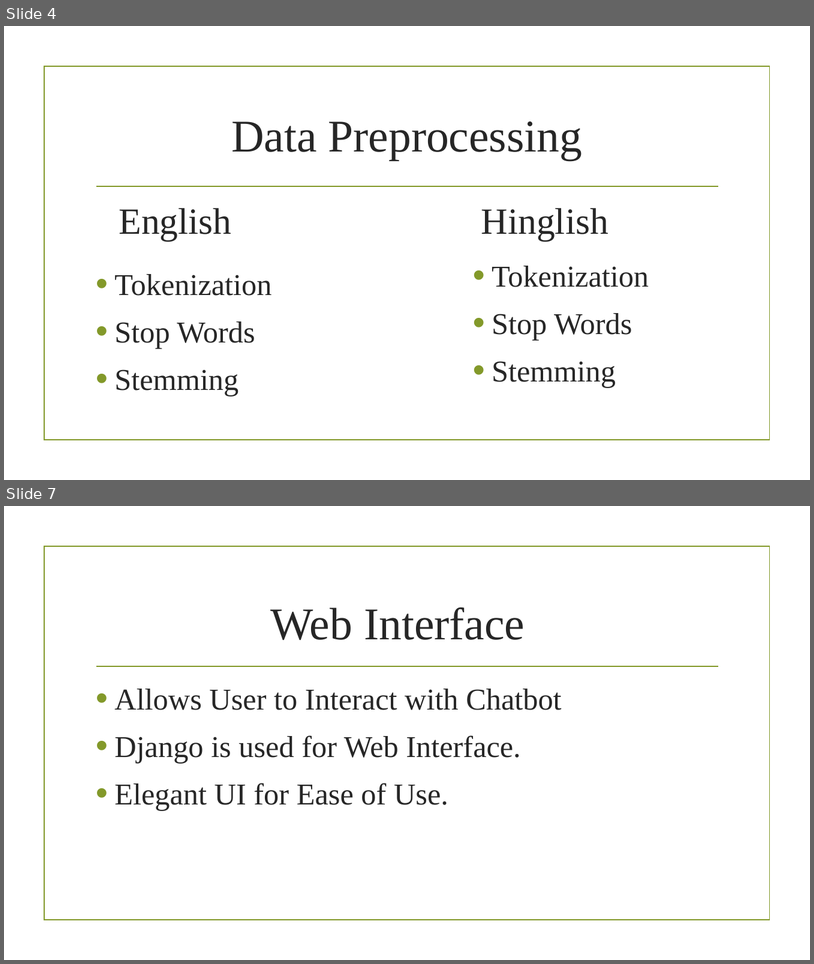
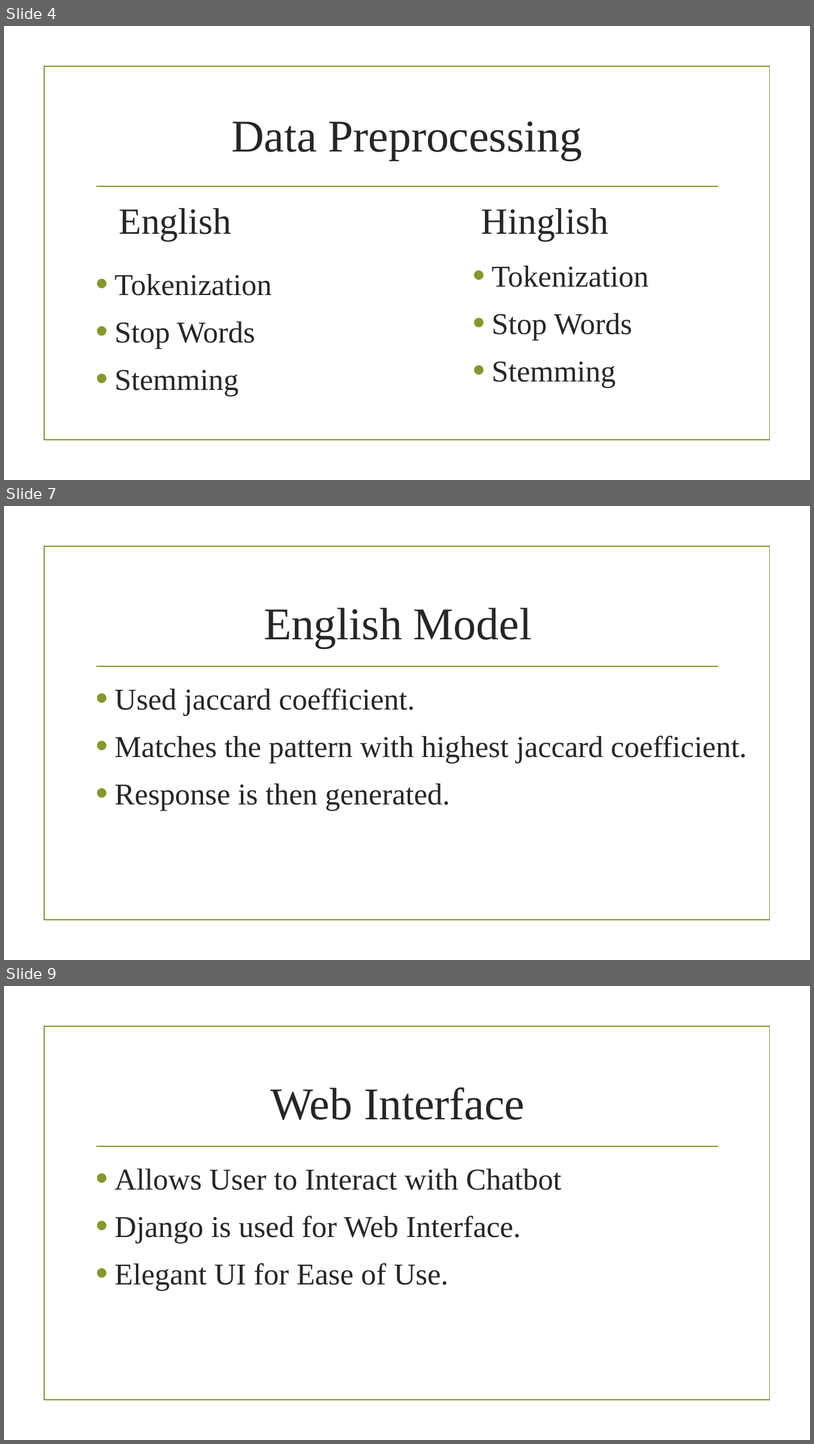
Before and after one commit to Nikunj-Khinchi/MetroChatBot, a slide deck: Metro Chatbot.pptx. Shown one above the other, each under a label of ours: slides 4 and 7 before the commit, slides 4, 7 and 9 after it; the slides between them are not shown. The pictures are 814x964 and 814x1444 pixels, drawn with LibreOffice and Linux fonts; fonts in the diff are those of the drawing; background and template pictures are left out. Boxes give left, top, right and bottom in pixels: in the first picture for what was removed or moved away, otherwise in the second. Text is boxed around its words. In the diff, an @@ line names an element or a change of style, - is before the commit and + after.

```diff
--- a/Metro Chatbot.pptx
+++ b/Metro Chatbot.pptx
@@ slide 7 added at (4, 506, 810, 960), background picture (left out); not listed: 2 template elements that a slide beside it also shows @@
@@ title added at (264, 607, 532, 648), 54 pt, text #262626 @@
+English Model
@@ text added at (114, 688, 747, 810), 36 pt, text #262626 @@
+• Used jaccard coefficient.
+• Matches the pattern with highest jaccard coefficient.
+• Response is then generated.
@@ what was slide 7 is now slide 9 @@
```
Also in this commit, not shown: 3 slides changed, 1 other slide added, 2 other files.
